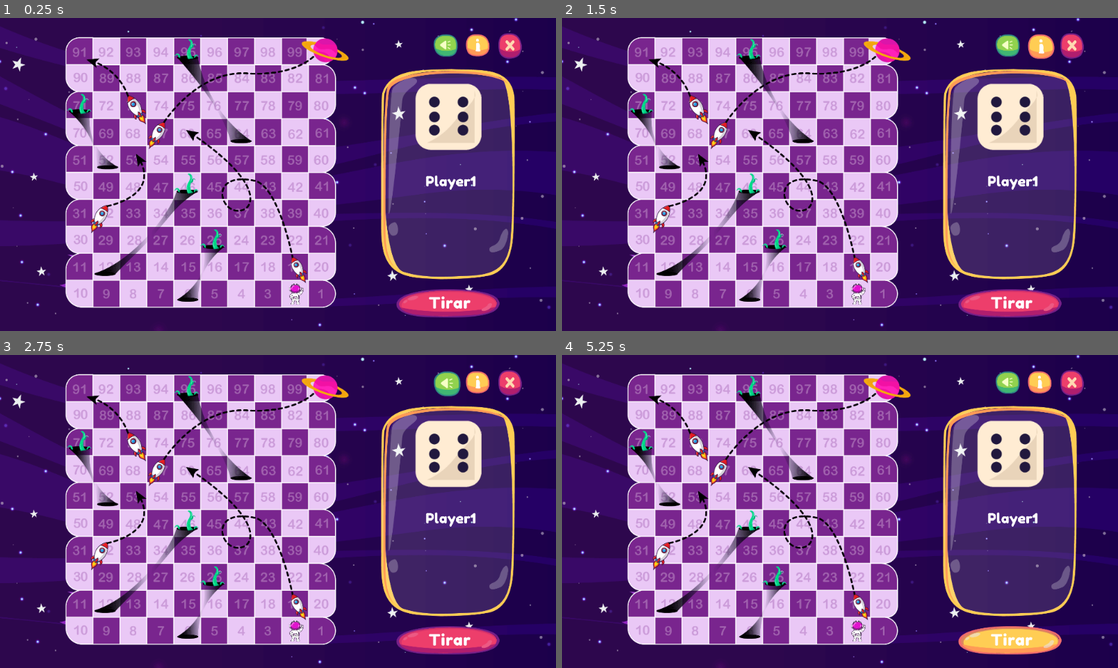
Above: before the commit, frames 1-4 (two rows, left to right).
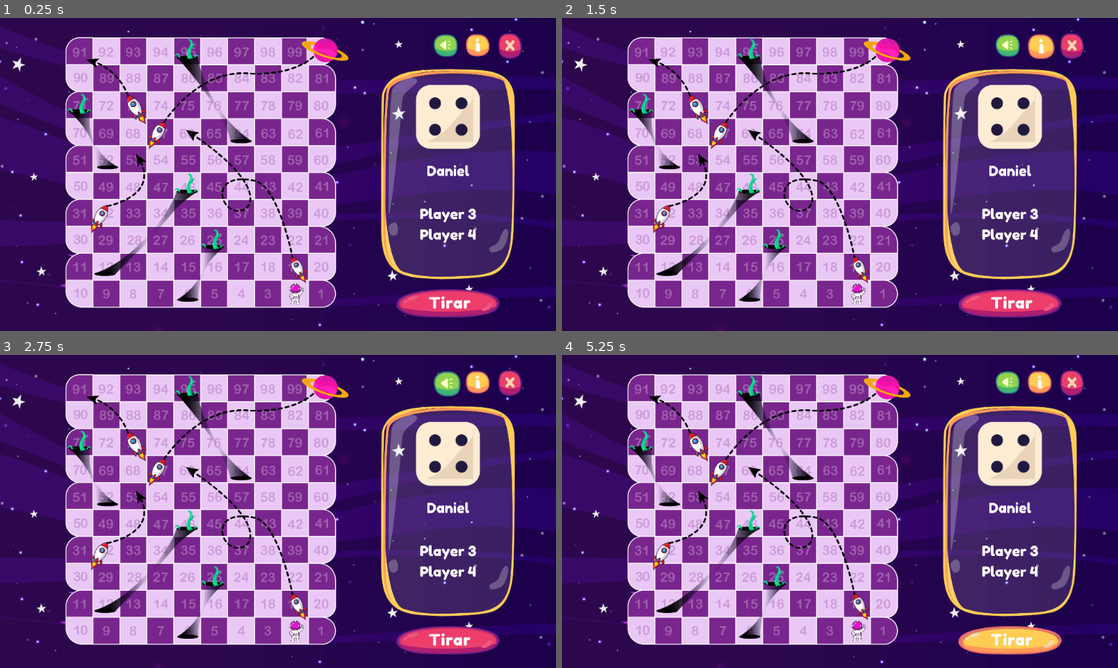
Above: after the commit, the same moments.

Repository: carrilloycardenas/Carrera-espacial
Game: Godot game, scene res://tablero/tablero.tscn
Same seed, same stepped clock (60 frames per second), same inputs: the game is played once before the commit and once after it. The project has no main scene, so this scene is started directly.
Inputs (mouse positions are in pixels of both pictures, inside the frame that each line leads up to):
- Up to frame 1 (0.25 s): no input
- Up to frame 2 (1.5 s): click (1012, 302) at 0.5 s; click (1040, 46) at 1.25 s
- Up to frame 3 (2.75 s): click (444, 383) at 2 s
- Up to frame 4 (5.25 s): click (1012, 639) at 2.75 s; click (1040, 383) at 3.5 s; click (1006, 383) at 4.25 s; click (1012, 639) at 5 s

The runs differ from the first frame. In frame 1, 1.3% of the frame differs, in the area x 74-87%, y 20-72%; in frame 2, 1.3%; in frame 3, 1.3%; in frame 4, 1.3%.

Commit message:
Various changes

Diff:
--- a/scripts/tablero.gd
+++ b/scripts/tablero.gd
@@ -4,8 +4,9 @@
 # Declare member variables here. Examples:
 # var a = 2
 # var b = "text"
-var a = "Player1"
+var a = "Daniel"
 
 # Called when the node enters the scene tree for the first time.
 func _ready():
-	get_node("Fondo-espacio-dado/Label").text = str(a)
+	get_node("Fondo-espacio-dado/lbl-player1").text = str(a)
+	get_node("Fondo-espacio-dado/lbl-player2").visible = false
--- a/Sprites/dado.tscn
+++ b/sprites/dado.tscn
@@ -18,8 +18,8 @@
 [node name="spriteDado" type="Node2D"]
 
 [node name="dado" type="AnimatedSprite" parent="."]
-position = Vector2( -3.08752e-05, -3.17097e-05 )
-scale = Vector2( 3.48052, 3.48052 )
+position = Vector2( -1.91331e-05, -1.91331e-05 )
+scale = Vector2( 2.85714, 2.85714 )
 frames = SubResource( 1 )
 animation = "dado"
-frame = 5
+frame = 3
--- a/tablero/tablero.tscn
+++ b/tablero/tablero.tscn
@@ -13,7 +13,7 @@
 [ext_resource path="res://assets/diseño-tablero.png" type="Texture" id=11]
 [ext_resource path="res://assets/astronauta-1-rosa.png" type="Texture" id=12]
 [ext_resource path="res://font/FredokaOne-Regular.ttf" type="DynamicFontData" id=13]
-[ext_resource path="res://Sprites/dado.tscn" type="PackedScene" id=14]
+[ext_resource path="res://sprites/dado.tscn" type="PackedScene" id=14]
 [ext_resource path="res://scripts/tablero.gd" type="Script" id=15]
 
 [sub_resource type="DynamicFont" id=1]
@@ -22,6 +22,9 @@
 
 [node name="tablero" type="Node2D"]
 script = ExtResource( 15 )
+__meta__ = {
+"_edit_vertical_guides_": [ 825.0 ]
+}
 
 [node name="Tablero" type="Sprite" parent="."]
 position = Vector2( 512, 288 )
@@ -34,16 +37,44 @@
 texture = ExtResource( 2 )
 
 [node name="spriteDado" parent="Fondo-espacio-dado" instance=ExtResource( 14 )]
-position = Vector2( 1.85864, -197.915 )
-scale = Vector2( 0.42342, 0.423897 )
+position = Vector2( -0.0152588, -197.915 )
+scale = Vector2( 0.5, 0.5 )
 
-[node name="Label" type="Label" parent="Fondo-espacio-dado"]
-margin_left = -76.8433
-margin_top = -4.69031
-margin_right = 109.157
-margin_bottom = 54.3097
+[node name="lbl-player1" type="Label" parent="Fondo-espacio-dado"]
+margin_left = -185.748
+margin_top = -40.6434
+margin_right = 187.252
+margin_bottom = 18.3566
 custom_fonts/font = SubResource( 1 )
 text = "Player 1"
+align = 1
+
+[node name="lbl-player2" type="Label" parent="Fondo-espacio-dado"]
+margin_left = -185.748
+margin_top = 34.3957
+margin_right = 187.252
+margin_bottom = 93.3957
+custom_fonts/font = SubResource( 1 )
+text = "Player 2"
+align = 1
+
+[node name="lbl-player3" type="Label" parent="Fondo-espacio-dado"]
+margin_left = -185.748
+margin_top = 107.559
+margin_right = 187.252
+margin_bottom = 166.559
+custom_fonts/font = SubResource( 1 )
+text = "Player 3"
+align = 1
+
+[node name="lbl-player4" type="Label" parent="Fondo-espacio-dado"]
+margin_left = -185.748
+margin_top = 178.845
+margin_right = 187.252
+margin_bottom = 237.845
+custom_fonts/font = SubResource( 1 )
+text = "Player 4"
+align = 1
 
 [node name="btn-tirar" type="TextureButton" parent="."]
 margin_left = 730.0
